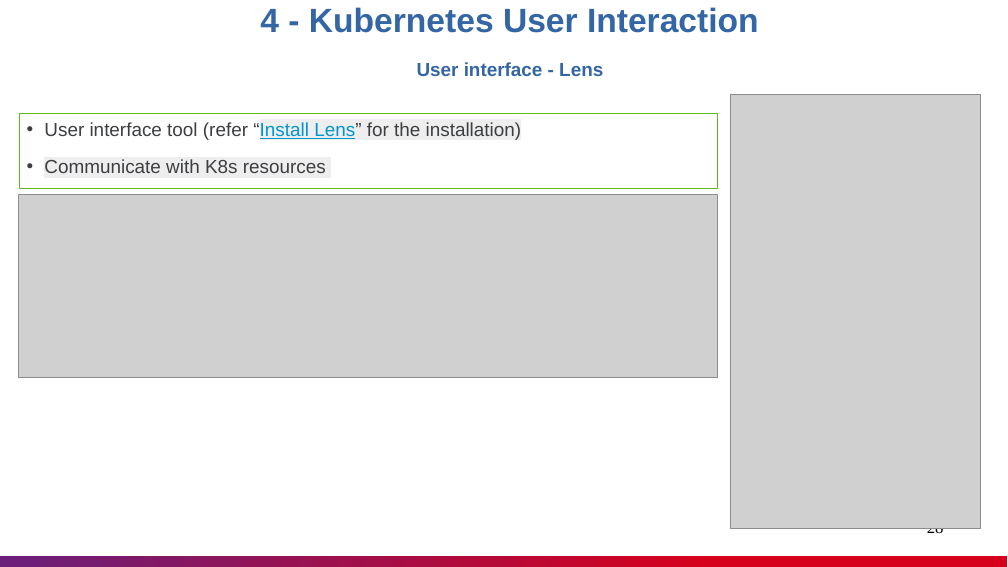
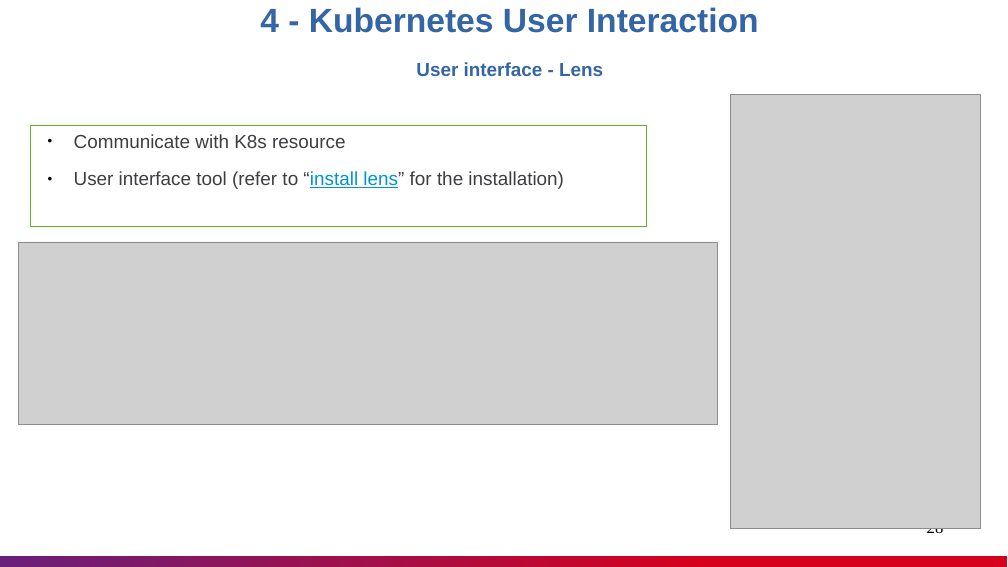
Before and after one commit to nashtech-garage/kubernetes, a slide deck: slide 28 of documents/K8s_Knowledge_Sharing.pptx. Drawn at 1008x567 pixels with LibreOffice and Linux fonts; fonts in the diff are those of the drawing; grey boxes stand for pictures. Boxes give left, top, right and bottom in pixels: in the first picture for what was removed or moved away, otherwise in the second. Text is boxed around its words. In the diff, an @@ line names an element or a change of style, - is before the commit and + after.

```diff
--- a/documents/K8s_Knowledge_Sharing.pptx
+++ b/documents/K8s_Knowledge_Sharing.pptx
@@ rectangle "Communicate with K8s resource": place and size @@
-rectangle "Communicate with K8s resource" at bbox=[19, 113, 718, 188]
+rectangle "Communicate with K8s resource" at bbox=[30, 126, 647, 227]
@@ text in rectangle at bbox=[74, 134, 564, 189]: text changed @@
-• User interface tool (refer “Install Lens” for the installation)
-• Communicate with K8s resources
+● Communicate with K8s resource
+● User interface tool (refer to “install lens” for the installation)
@@ picture: place and size @@
-picture at bbox=[19, 195, 718, 378]
+picture at bbox=[19, 242, 718, 425]
```
Also in this commit, not shown: 14 other slides changed, 1 slide added, 1 slide removed, 1 other file.
